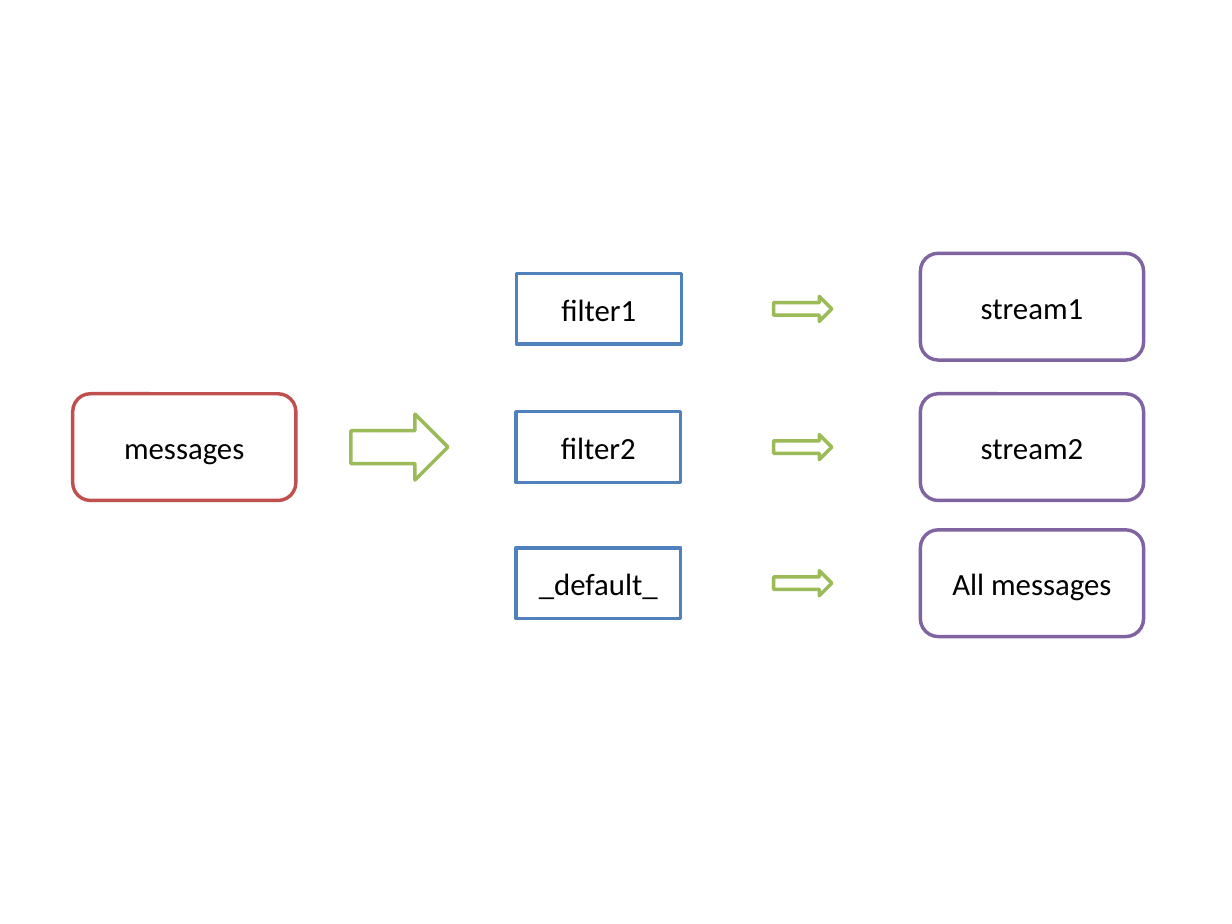
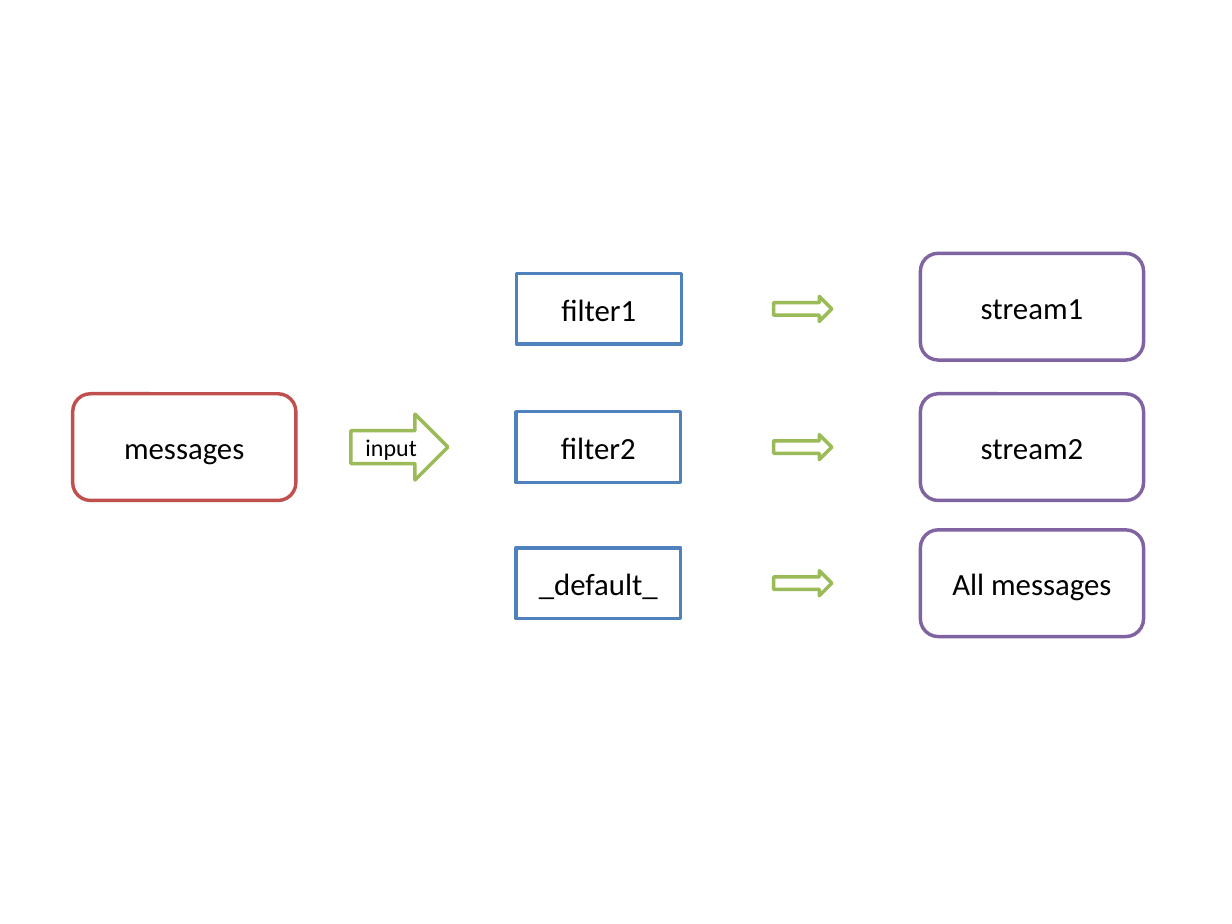
Before and after one commit to gatement/gitpitch_graylog, a slide deck: slide 3 of assets/images/images.pptx. Drawn at 1232x924 pixels with LibreOffice and Linux fonts; fonts in the diff are those of the drawing. Boxes give left, top, right and bottom in pixels: in the first picture for what was removed or moved away, otherwise in the second. Text is boxed around its words. In the diff, an @@ line names an element or a change of style, - is before the commit and + after.

```diff
--- a/assets/images/images.pptx
+++ b/assets/images/images.pptx
@@ text in right arrow at (x1=365, y1=439, x2=416, y2=463): text added @@
+input
```
Also in this commit, not shown: 2 other files.
